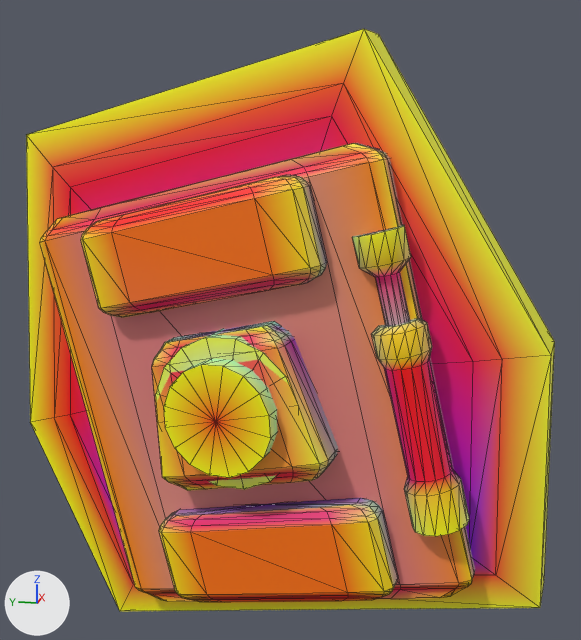
Renders of the glTF model models/parts/llm_gen_aux_shield_014_cc45fd.glb from each side of a commit.
The view is the same before and after, from a 50 mm camera at (-52.3, -10.9, 12.6) aimed at (-8.2, -2.0, 1.6). The lights are fixed; the arrows at lower left show +X, +Y and +Z. The older version comes first. Mesh edges are drawn as thin lines. Vertices at exactly the same position are counted once.

The scene before the commit, as lines of its bpy script (objects in view):
```python
ob_addon_ifield_core_7_optic_cyan = bpy.data.objects.new('addon_ifield_core_7_optic_cyan', me_addon_ifield_core_7_optic_cyan)
ob_addon_ifield_core_7_optic_cyan.location = (0.0, 0.0, 0.0)
ob_addon_ifield_ring_6_gold = bpy.data.objects.new('addon_ifield_ring_6_gold', me_addon_ifield_ring_6_gold)
ob_addon_ifield_ring_6_gold.location = (0.0, 0.0, 0.0)
ob_buckler_hex_plate_0_wing_white = bpy.data.objects.new('buckler_hex_plate_0_wing_white', me_buckler_hex_plate_0_wing_white)
ob_buckler_hex_plate_0_wing_white.location = (0.0, 0.0, 0.0)
ob_ram_knuckle_center_2_gold = bpy.data.objects.new('ram_knuckle_center_2_gold', me_ram_knuckle_center_2_gold)
ob_ram_knuckle_center_2_gold.location = (0.0, 0.0, 0.0)
# also in view: 'hyd_5_piston_gold' at (-13.8, -8.1, 3.6); 'ram_knuckle_top_3_barrel_metal' at (-12.4, 1.8, 6.2); 'ram_knuckle_bot_4_barrel_metal' at (-13.1, -2.2, -10.2); 'buckler_rim_plate_1_titanium_silver' at (-11.7, -0.4, -2.0); 'hyd_5_barrel_dark' at (-14.2, -9.8, -2.0)
```
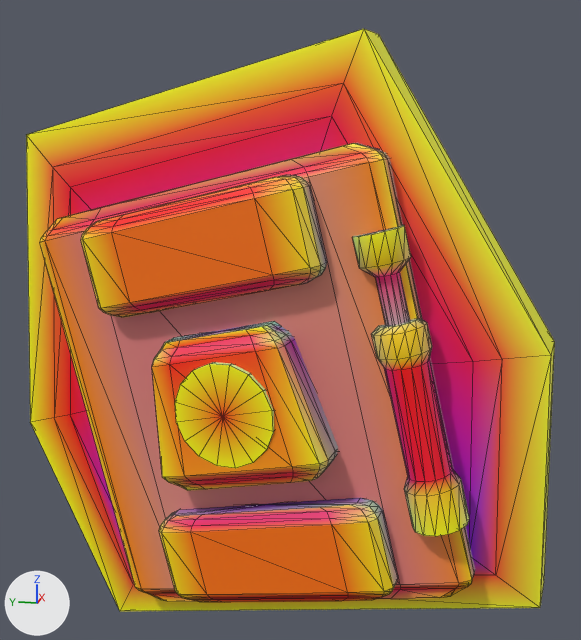
What changed in the scene script:
```text
Change me_ram_knuckle_center_2_gold:
    where me_ram_knuckle_center_2_gold.from_pydata(...)  # 114 vertices, 224 faces; spans x -15.6..-10.91, y -5.76..4.52, z -6.93..2.71
    used by ob_ram_knuckle_center_2_gold; location = (0.0, 0.0, 0.0)
    me_ram_knuckle_center_2_gold part 1: 13 faces centred in x -15.38..-13.23, y -4.25..3.94, z -6.09..2.35 are repainted in the vertex colours; the middle colour goes from orange #f8a042 to orange #ffa000
    me_ram_knuckle_center_2_gold part 2: 3 faces centred in x -15.49..-14.02, y -4.51..3.55, z -4.05..2.51 are repainted in the vertex colours; the middle colour goes from orange #fba22e to orange #ffa200
    me_ram_knuckle_center_2_gold part 3: 7 faces centred in x -15.04..-13.61, y -1.91..3.35, z -5.55..1.74 are repainted in the vertex colours; the middle colour goes from orange #f89642 to orange #ff9600
    me_ram_knuckle_center_2_gold part 4: 2 faces centred in x -14.35..-14.14, y 0.06..1.61, z 0.85..1.37 are repainted in the vertex colours; the middle colour goes from red #f5474f to orange #ff4700
Add me_adapter_shield_swivel_gold_6_gold:
    me_adapter_shield_swivel_gold_6_gold.from_pydata(...)  # 34 vertices, 64 faces; spans x -15.28..-9.87, y -3.37..2.91, z -4.79..0.79
    me_adapter_shield_swivel_gold_6_gold.materials.append(mat_defaultmaterial_009)
Remove ob_addon_ifield_ring_6_gold:
    ob_addon_ifield_ring_6_gold = bpy.data.objects.new('addon_ifield_ring_6_gold', me_addon_ifield_ring_6_gold)
    ob_addon_ifield_ring_6_gold.location = (0.0, 0.0, 0.0)
Remove ob_addon_ifield_core_7_optic_cyan:
    ob_addon_ifield_core_7_optic_cyan = bpy.data.objects.new('addon_ifield_core_7_optic_cyan', me_addon_ifield_core_7_optic_cyan)
    ob_addon_ifield_core_7_optic_cyan.location = (0.0, 0.0, 0.0)
Add ob_adapter_shield_swivel_gold_6_gold:
    ob_adapter_shield_swivel_gold_6_gold = bpy.data.objects.new('adapter_shield_swivel_gold_6_gold', me_adapter_shield_swivel_gold_6_gold)
    ob_adapter_shield_swivel_gold_6_gold.location = (0.0, 0.0, 0.0)
```

Location of each change, [x1, y1, x2, y2] in pixels of the pictures (581 x 640 px):
'addon_ifield_core_7_optic_cyan', deleted: before [164, 359, 278, 478]
'adapter_shield_swivel_gold_6_gold', added: after [175, 362, 274, 468]
'addon_ifield_ring_6_gold', deleted: before [156, 329, 289, 490]
part 1 of me_ram_knuckle_center_2_gold, recoloured: [152, 330, 320, 489] in both
part 2 of me_ram_knuckle_center_2_gold, recoloured: [152, 327, 320, 477] in both
part 3 of me_ram_knuckle_center_2_gold, recoloured: [152, 336, 292, 483] in both
part 4 of me_ram_knuckle_center_2_gold, recoloured: after [170, 344, 256, 365]
